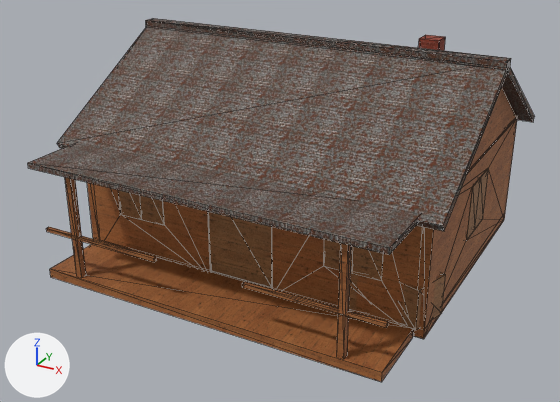
The glTF model docs/models/buildings/cabin_wood.glb as it was, and as the next commit left it.
Both versions are drawn from a 50 mm lens placed at (7.56, -14.4, 8.19), pointed at (-0.05, -0.56, 1.27). The lights are fixed; the arrows at lower left show +X, +Y and +Z. The first picture is the older version. Mesh edges are drawn as thin lines. Vertices at exactly the same position are counted once.

Objects in the first picture: 'CabinWood'.
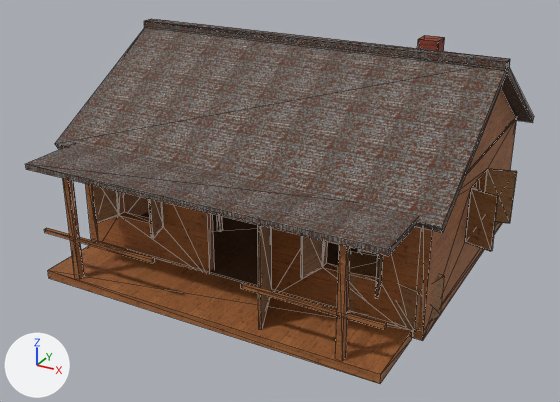
Where the change shows, as pixel boxes (x1, y1, x2, y2) in the pictures (560 x 402 px; the box of a moved part takes in the faces that stretch with it):
'CabinWood', reshaped
    before: (28, 18, 535, 382)
    after: (25, 19, 534, 384)
part 1 of me_cabinwoodmesh, moved or reshaped
    before: (211, 271, 272, 289)
    after: (141, 211, 359, 287)
part 2 of me_cabinwoodmesh, moved or reshaped
    before: (94, 184, 423, 336)
    after: (96, 191, 421, 338)
part 3 of me_cabinwoodmesh, moved or reshaped
    before: (87, 183, 100, 241)
    after: (85, 184, 149, 242)
part 4 of me_cabinwoodmesh, moved or reshaped
    before: (414, 115, 518, 339)
    after: (413, 116, 517, 341)
part 5 of me_cabinwoodmesh, moved or reshaped
    before: (50, 244, 413, 382)
    after: (48, 241, 412, 384)
part 6 of me_cabinwoodmesh, moved or reshaped
    before: (65, 177, 86, 278)
    after: (63, 178, 84, 279)
part 7 of me_cabinwoodmesh, moved or reshaped
    before: (337, 243, 352, 359)
    after: (335, 245, 350, 361)
part 8 of me_cabinwoodmesh, moved or reshaped
    before: (46, 227, 157, 262)
    after: (44, 228, 155, 263)
part 9 of me_cabinwoodmesh, moved or reshaped
    before: (242, 281, 388, 328)
    after: (241, 283, 387, 329)
part 10 of me_cabinwoodmesh, moved or reshaped
    before: (468, 88, 517, 173)
    after: (467, 89, 516, 174)
part 11 of me_cabinwoodmesh, moved or reshaped (not visible before)
    after: (217, 215, 223, 231)
part 12 of me_cabinwoodmesh, moved or reshaped
    before: (349, 271, 358, 311)
    after: (348, 251, 377, 312)
part 13 of me_cabinwoodmesh, moved or reshaped
    before: (401, 273, 446, 330)
    after: (400, 274, 445, 332)
part 14 of me_cabinwoodmesh, moved or reshaped (not visible before)
    after: (358, 249, 378, 256)
part 15 of me_cabinwoodmesh, moved or reshaped
    before: (28, 143, 420, 255)
    after: (25, 144, 418, 256)
part 16 of me_cabinwoodmesh, moved or reshaped
    before: (57, 27, 510, 231)
    after: (55, 28, 510, 232)
part 17 of me_cabinwoodmesh, moved or reshaped
    before: (146, 25, 535, 122)
    after: (144, 26, 534, 123)
part 18 of me_cabinwoodmesh, moved or reshaped
    before: (146, 18, 511, 68)
    after: (144, 19, 510, 68)
part 19 of me_cabinwoodmesh, moved or reshaped
    before: (418, 35, 446, 51)
    after: (417, 35, 445, 51)
part 20 of me_cabinwoodmesh, moved or reshaped
    before: (118, 168, 489, 288)
    after: (91, 169, 517, 329)

The change in detail:
me_cabinwoodmesh is used by ob_cabinwood; location (0.0, 0.0, 0.0).
me_cabinwoodmesh had 356 vertices, 620 faces and spanned x -4.3..4.3, y -4.11..4.11, z 0.0..4.69.
me_cabinwoodmesh now has 380 vertices, 620 faces and spans x -4.59..4.59, y -4.17..4.17, z 0.0..4.69.
me_cabinwoodmesh part 1: the loose piece of 8 vertices spanning x -3.99..3.99, y -2.35..3.63, z 0.0..0.2 is moved by (0.0, -0.06, 0.0).
me_cabinwoodmesh part 2: the loose piece of 32 vertices spanning x -3.8..3.8, y -2.36..-2.16, z 0.0..2.7 is moved by (0.0, -0.06, 0.0).
me_cabinwoodmesh part 3: the loose piece of 16 vertices spanning x -4.0..-3.8, y -2.36..3.64, z 0.0..2.7 is moved by (0.0, -0.06, 0.0).
me_cabinwoodmesh part 4: the loose piece of 16 vertices spanning x 3.8..4.0, y -2.36..3.64, z 0.0..2.7 is moved by (0.0, -0.06, 0.0).
me_cabinwoodmesh part 5: the loose piece of 8 vertices spanning x -3.8..3.8, y -3.96..-2.41, z 0.0..0.2 is moved by (0.0, -0.06, 0.0).
me_cabinwoodmesh part 6: the loose piece of 8 vertices spanning x -3.07..-2.93, y -3.93..-3.79, z 0.2..2.5 is moved by (0.0, -0.06, 0.0).
me_cabinwoodmesh part 7: the loose piece of 8 vertices spanning x 2.93..3.07, y -3.93..-3.79, z 0.2..2.5 is moved by (0.0, -0.06, 0.0).
me_cabinwoodmesh part 8: the loose piece of 8 vertices spanning x -3.8..-1.0, y -3.9..-3.82, z 1.06..1.14 is moved by (0.0, -0.06, 0.0).
me_cabinwoodmesh part 9: the loose piece of 8 vertices spanning x 1.0..3.8, y -3.9..-3.82, z 1.06..1.14 is moved by (0.0, -0.06, 0.0).
me_cabinwoodmesh part 10: the loose piece of 6 vertices spanning x 3.8..4.0, y -2.31..3.59, z 2.65..4.49 is moved by (0.0, -0.06, 0.0).
me_cabinwoodmesh part 11: the loose piece of 8 vertices spanning x -1.69..-1.58, y -0.61..-0.5, z 0.2..0.9 is moved by (0.0, -0.06, 0.0).
me_cabinwoodmesh part 12: the loose piece of 8 vertices spanning x 2.15..3.12, y -2.41..-1.44, z 0.2..1.05 is moved by (0.0, -0.06, 0.0).
me_cabinwoodmesh part 13: the loose piece of 8 vertices spanning x 3.04..4.09, y -2.45..-1.4, z 0.2..1.05 is moved by (0.0, -0.06, 0.0).
me_cabinwoodmesh part 14: the loose piece of 8 vertices spanning x 2.17..3.1, y -1.46..-0.52, z 0.2..1.05 is moved by (0.0, -0.06, 0.0).
me_cabinwoodmesh part 15: the loose piece of 8 vertices spanning x -3.85..3.85, y -4.11..-2.41, z 2.54..2.66 is moved by (0.0, -0.06, 0.0).
me_cabinwoodmesh part 16: the loose piece of 8 vertices spanning x -4.3..4.3, y -2.83..0.81, z 2.47..4.66 is moved by (0.0, -0.06, 0.0).
me_cabinwoodmesh part 17: the loose piece of 8 vertices spanning x -4.3..4.3, y 0.47..4.11, z 2.47..4.66 is moved by (0.0, -0.06, 0.0).
me_cabinwoodmesh part 18: the loose piece of 8 vertices spanning x -4.3..4.3, y 0.49..0.79, z 4.57..4.69 is moved by (0.0, -0.06, 0.0).
me_cabinwoodmesh part 19: the loose piece of 8 vertices spanning x 2.08..2.52, y 1.82..2.27, z 3.15..4.65 is moved by (0.0, -0.06, 0.0).
me_cabinwoodmesh part 20: 56 vertices removed from x -4.01..4.01, y -2.37..1.24, z 0.2..2.4; 72 vertices added at x -4.59..4.59, y -3.82..1.36, z 0.2..2.4.
Other edits to the shape of me_cabinwoodmesh do not show in these pictures.
